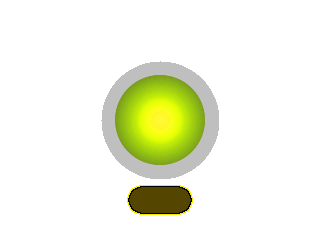
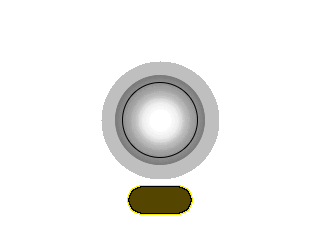
Comparing the layer stacks of the two 320x240 images. Changes:
painted on "center" over (115, 75, 205, 165)
